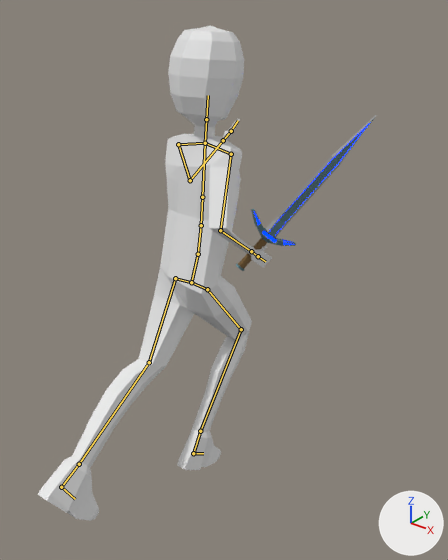
The glTF model assets/models/player/model.glb: old version first, new version second.
Both versions are drawn from a camera (50 mm lens) standing at (3.51, -3.95, 2.56) and looking at (0.55, -0.26, 0.27). The axes (+X, +Y, +Z) are drawn at lower right. The lights are the same throughout. The older version comes first. Both versions are drawn at frame 0 of the action 'run'; the numbers are the values there. The bones that bend it are drawn over the model as lines.

The first picture shows '立方体', '立方体.001'.
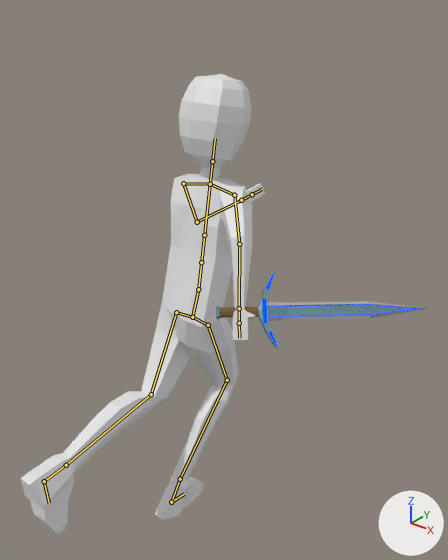
Boxes [x1, y1, x2, y2] around the edits, measured in the pictures (448 x 560 px):
'立方体', posed (7% shorter): before [38, 26, 272, 521]; after [20, 74, 265, 534]
'立方体.001', posed (49% wider, 51% shorter): before [236, 115, 377, 271]; after [216, 273, 427, 349]
bone '骨骼', root to tip: before (191, 282) to (198, 254); after (192, 317) to (198, 289)
bone '骨骼.002', root to tip: before (201, 225) to (202, 197); after (201, 262) to (204, 235)
bone '骨骼.006', root to tip: before (178, 144) to (190, 180); after (183, 183) to (197, 222)
bone '骨骼.007', root to tip: before (190, 180) to (223, 140); after (197, 222) to (241, 200)
bone '骨骼.009', root to tip: before (231, 154) to (220, 230); after (234, 195) to (239, 244)
bone '骨骼.010', root to tip: before (220, 230) to (251, 251); after (239, 244) to (239, 308)
bone '骨骼.012', root to tip: before (191, 282) to (175, 278); after (192, 317) to (176, 312)
bone '骨骼.016', root to tip: before (149, 362) to (79, 464); after (151, 394) to (66, 465)
bone '骨骼.013', root to tip: before (191, 282) to (207, 289); after (192, 317) to (208, 325)
bone '骨骼.015', root to tip: before (207, 289) to (241, 329); after (208, 325) to (227, 380)
bone '骨骼.017', root to tip: before (241, 329) to (200, 431); after (227, 380) to (180, 479)
bone '骨骼.021', root to tip: before (193, 453) to (203, 453); after (171, 502) to (184, 494)

The change in detail:
Bone '骨骼' (bone_骨骼) moves from (0.0, 0.0, 0.0) to (0.0, -0.366, -0.063).
Bone '骨骼.002' (bone_骨骼_002) turns from (5, 0, 0) to (0, 0, 0) degrees about its own x, y and z.
Bone '骨骼.006' (bone_骨骼_006) turns from (-44, -9, 80) to (-44, -7, 87) degrees about its own x, y and z.
Bone '骨骼.007' (bone_骨骼_007) turns from (-100, 5, -25) to (-67, 23, 44) degrees about its own x, y and z.
Bone '骨骼.009' (bone_骨骼_009) turns from (30, -15, -82) to (49, 34, -4) degrees about its own x, y and z.
Bone '骨骼.010' (bone_骨骼_010) turns from (-91, 7, -46) to (16, -13, -57) degrees about its own x, y and z.
Bone '骨骼.012' (bone_骨骼_012) moves from (0.0, 0.0, 0.0) to (0.0, 0.044, -0.369).
Bone '骨骼.016' (bone_骨骼_016) turns from (0, 0, 25) to (-1, -2, 50) degrees about its own x, y and z.
Bone '骨骼.013' (bone_骨骼_013) moves from (0.0, 0.0, 0.0) to (0.0, 0.033, -0.37).
Bone '骨骼.015' (bone_骨骼_015) turns from (0, 0, 37) to (0, 0, 19) degrees about its own x, y and z.
Bone '骨骼.017' (bone_骨骼_017) turns from (-1, 1, -70) to (-2, 0, -56) degrees about its own x, y and z.
Bone '骨骼.021' (bone_骨骼_021) turns from (0, 0, 0) to (2, -3, 21) degrees about its own x, y and z.
